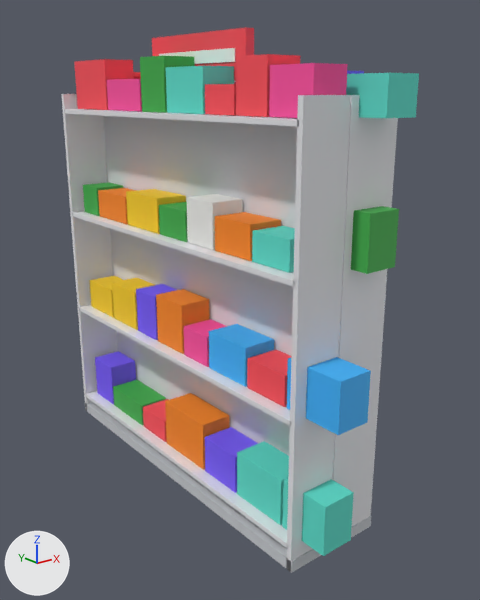
Renders of the glTF model games/drift-foundry/src/game/art/gondola-tall.glb from each side of a commit.
Before and after are seen from a 50 mm camera at (-4.11, -5.79, 4.22) aimed at (0.17, -0.44, 2.08). Every picture has the same lights, and +X, +Y and +Z are marked at lower left. The first picture is the older version. Vertices at exactly the same position are counted once.

The scene before the commit, as lines of its bpy script (objects in view):
```python
me_mesh_0 = bpy.data.meshes.new('Mesh_0')
me_mesh_0.from_pydata(...)  # 560 vertices, 840 faces; spans x -0.55..0.56, y -2.47..2.1, z 0.0..4.78
me_mesh_0.materials.append(mat_c9ccd1)  # light grey #c9ccd1
me_mesh_0.materials.append(mat_e8e8ec)  # white #e8e8ec
me_mesh_0.materials.append(mat_ffd21e)  # yellow #ffd21e
me_mesh_0.materials.append(mat_7a5cff)  # blue #7a5cff
me_mesh_0.materials.append(mat_3fae4a)  # green #3fae4a
me_mesh_0.materials.append(mat_ff4f5a)  # red #ff4f5a
me_mesh_0.materials.append(mat_ff8a1e)  # orange #ff8a1e
me_mesh_0.materials.append(mat_5de0ce)  # cyan #5de0ce
me_mesh_0.materials.append(mat_f4f4f0)  # white #f4f4f0
me_mesh_0.materials.append(mat_3fb6ff)  # blue #3fb6ff
me_mesh_0.materials.append(mat_ff4fa0)  # pink #ff4fa0
ob_gondola_tall = bpy.data.objects.new('gondola-tall', me_mesh_0)
ob_gondola_tall.location = (0.0, 0.0, 0.0)
```
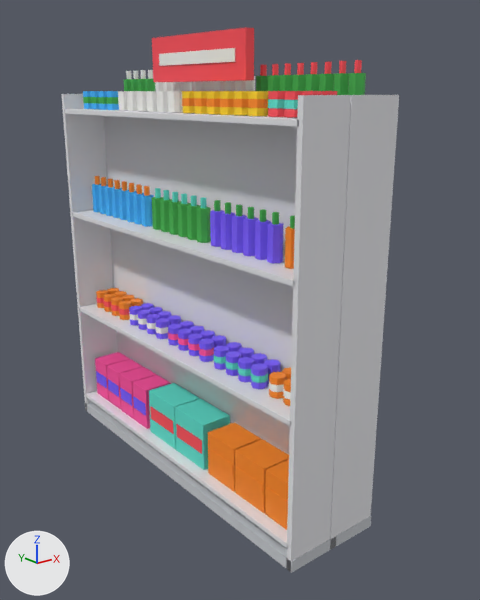
What differs and where, as boxes [x1, y1, x2, y2] in the pictures (480 x 600 px):
'gondola-tall', reshaped: before [61, 27, 419, 573]; after [61, 27, 399, 573]
part 1 of me_mesh_0, added (pink): after [107, 359, 143, 410]
part 2 of me_mesh_0, added (pink): after [119, 367, 156, 419]
part 3 of me_mesh_0, added (pink): after [132, 375, 171, 429]
part 4 of me_mesh_0, added: after [168, 332, 178, 340]
part 5 of me_mesh_0, added: after [178, 337, 188, 345]
part 6 of me_mesh_0, added: after [188, 342, 199, 351]
part 7 of me_mesh_0, added: after [199, 347, 214, 356]
part 8 of me_mesh_0, added: after [96, 371, 107, 388]
part 9 of me_mesh_0, added: after [108, 379, 119, 397]
part 10 of me_mesh_0, added: after [120, 387, 132, 406]
part 11 of me_mesh_0, added: after [133, 396, 146, 416]
part 12 of me_mesh_0, added (cyan): after [149, 383, 200, 449]
part 13 of me_mesh_0, added (cyan): after [175, 399, 230, 470]
part 14 of me_mesh_0, rebuilt: before [205, 427, 258, 493]; after [208, 422, 261, 492]
part 15 of me_mesh_0, deleted: before [113, 56, 399, 556]
part 16 of me_mesh_0, cut back: before [74, 54, 419, 118]; after [83, 60, 366, 117]
part 17 of me_mesh_0, cut back: before [90, 276, 291, 407]; after [96, 288, 291, 406]
part 18 of me_mesh_0, cut back: before [83, 183, 295, 273]; after [92, 176, 295, 269]
part 19 of me_mesh_0, built on: before [95, 351, 229, 470]; after [95, 352, 289, 530]

The change in detail:
me_mesh_0 is used by ob_gondola_tall; location (0.0, 0.0, 0.0).
me_mesh_0 had 560 vertices, 840 faces and spanned x -0.55..0.56, y -2.47..2.1, z 0.0..4.78.
me_mesh_0 now has 4270 vertices, 7584 faces and spans x -0.55..0.56, y -2.1..2.1, z 0.0..4.78.
me_mesh_0 part 1: a new loose piece, a box spanning x -0.42..-0.06, y 1.31..1.62, z 0.28..0.79, in mat_ff4fa0 (pink #ff4fa0).
me_mesh_0 part 2: a new loose piece, a box spanning x -0.42..-0.06, y 0.97..1.29, z 0.28..0.79, in mat_ff4fa0 (pink #ff4fa0).
me_mesh_0 part 3: a new loose piece, a box spanning x -0.42..-0.06, y 0.64..0.95, z 0.28..0.79, in mat_ff4fa0 (pink #ff4fa0).
me_mesh_0 part 4: a new loose piece, an 8-sided cylinder along z spanning x -0.382..-0.218, y 0.048..0.212, z 1.595..1.665, in mat_ff4fa0 (pink #ff4fa0).
me_mesh_0 part 5: a new loose piece, an 8-sided cylinder along z spanning x -0.382..-0.218, y -0.152..0.012, z 1.595..1.665, in mat_ff4fa0 (pink #ff4fa0).
me_mesh_0 part 6: a new loose piece, an 8-sided cylinder along z spanning x -0.382..-0.218, y -0.352..-0.188, z 1.595..1.665, in mat_ff4fa0 (pink #ff4fa0).
me_mesh_0 part 7: a new loose piece, an 8-sided cylinder along z spanning x -0.382..-0.218, y -0.552..-0.388, z 1.595..1.665, in mat_ff4fa0 (pink #ff4fa0).
me_mesh_0 part 8: a new loose piece, a box spanning x -0.43..-0.05, y 1.65..1.93, z 0.46..0.61, in mat_7a5cff (blue #7a5cff).
me_mesh_0 part 9: a new loose piece, a box spanning x -0.43..-0.05, y 1.32..1.6, z 0.46..0.61, in mat_7a5cff (blue #7a5cff).
me_mesh_0 part 10: a new loose piece, a box spanning x -0.43..-0.05, y 0.99..1.27, z 0.46..0.61, in mat_7a5cff (blue #7a5cff).
me_mesh_0 part 11: a new loose piece, a box spanning x -0.43..-0.05, y 0.66..0.94, z 0.46..0.61, in mat_7a5cff (blue #7a5cff).
me_mesh_0 part 12: a new loose piece, a box spanning x -0.42..-0.06, y 0.01..0.56, z 0.28..0.82, in mat_5de0ce (cyan #5de0ce).
me_mesh_0 part 13: a new loose piece, a box spanning x -0.42..-0.06, y -0.55..-0.01, z 0.28..0.82, in mat_5de0ce (cyan #5de0ce).
me_mesh_0 part 14: the loose piece of 8 vertices spanning x -0.42..-0.06, y -1.11..-0.57, z 0.28..0.69 is rebuilt with 8 vertices and now spans x -0.42..-0.06, y -1.08..-0.63, z 0.28..0.77, in mat_ff8a1e (orange #ff8a1e).
me_mesh_0 part 15: 12 loose pieces with 96 vertices, spanning x -0.42..0.42, y -2.47..1.95, z 0.28..4.56, are deleted.
me_mesh_0 part 16: 102 vertices removed from x -0.42..0.42, y -2.37..1.95, z 4.03..4.57; 1580 vertices added at x -0.38..0.32, y -2.01..1.94, z 4.03..4.47.
me_mesh_0 part 17: 66 vertices removed from x -0.42..0.42, y -2.05..1.95, z 1.53..2.08; 982 vertices added at x -0.38..0.43, y -2.07..1.95, z 1.53..2.0.
me_mesh_0 part 18: 96 vertices removed from x -0.42..0.42, y -1.84..1.95, z 2.78..3.3; 714 vertices added at x -0.32..0.43, y -2.02..1.94, z 2.78..3.27.
me_mesh_0 part 19: 62 vertices removed from x -0.42..0.42, y -1.89..1.95, z 0.28..0.82; 656 vertices added at x -0.43..0.32, y -2.03..1.95, z 0.28..0.79.
Other edits to the shape of me_mesh_0 do not show in these pictures.
